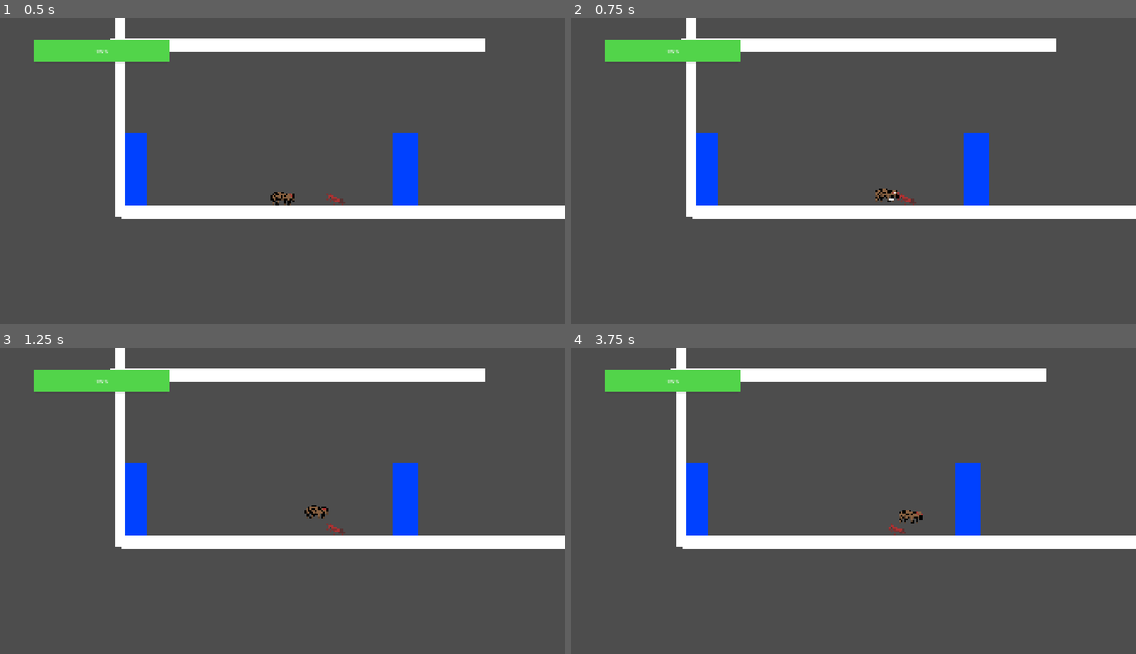
Above: before the commit, frames 1-4 (two rows, left to right).
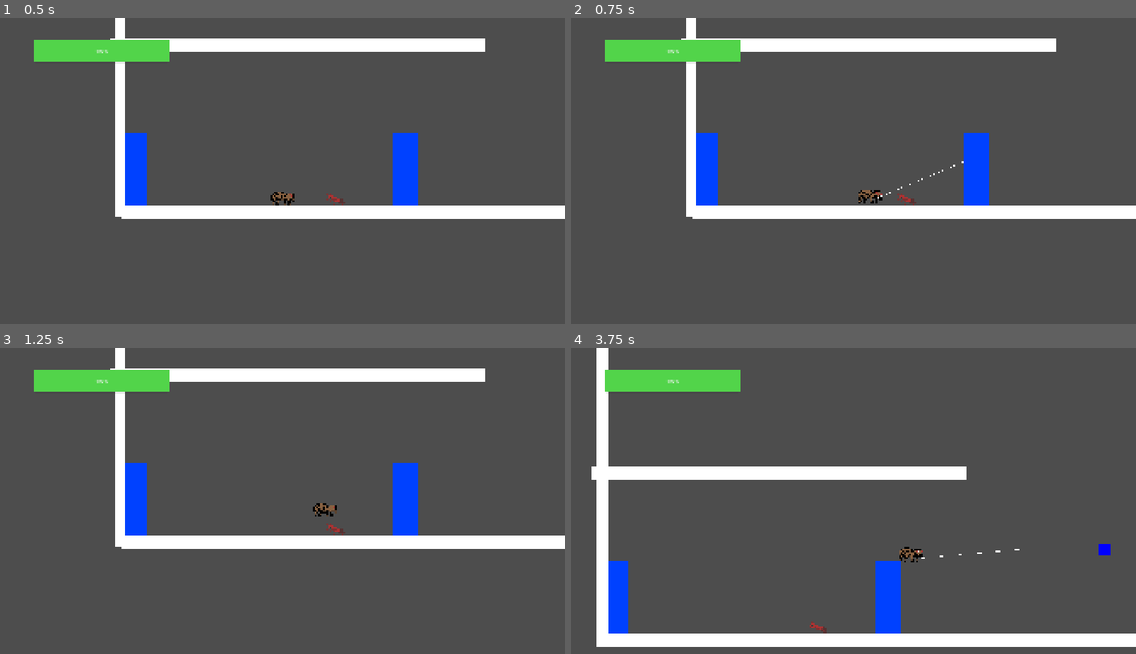
Above: after the commit, the same moments.

Repository: KaileyCo/godotSpiderProject
Game: Godot game, scene res://scenes/scene_one.tscn
Two runs of this game, one before a commit and one after it. Both use one fixed random seed, a clock stepped at 60 frames per second and the inputs below.
Inputs (mouse positions are in pixels of both pictures, inside the frame that each line leads up to):
- Up to frame 1 (0.5 s): no input
- Up to frame 2 (0.75 s): tap Enter at 0.5 s; move the mouse to (977, 161) at 0.52 s; hold D (move_right) from 0.53 s (still down); tap Alt (grapple) at 0.6 s
- Up to frame 3 (1.25 s): keep holding D (move_right); tap Space (jump) at 0.77, 1.07 s; tap Ctrl (grapple2) at 0.8 s
- Up to frame 4 (3.75 s): move the mouse to (740, 522) at 1.27 s; tap Ctrl (grapple2) at 1.35, 3.05 s; tap Space (jump) at 1.52, 1.55, 1.82, 2.1, 3.02, 3.32 s; move the mouse to (910, 436) at 2.02 s; release D (move_right) at 2.03 s; hold A (move_left) 2.03-2.78 s; tap Alt (grapple) at 2.3, 3.6 s; move the mouse to (825, 571) at 2.77 s; hold D (move_right) from 2.78 s (still down); click (825, 571) at 2.85 s; move the mouse to (1023, 553) at 3.52 s

Frame 1 is identical in both runs. In frame 2, 0.2% of the frame differs, in the area x 50-70%, y 46-61%; in frame 3, 0.2%; in frame 4, 20%, in the area x 3-100%, y 0-98%.

Commit message:
Grapple tracks mouse and sprite flips

Diff:
--- /dev/null
+++ b/health-system-test/icon.svg
@@ -0,0 +1 @@
+<svg xmlns="http://www.w3.org/2000/svg" width="128" height="128"><rect width="124" height="124" x="2" y="2" fill="#363d52" stroke="#212532" stroke-width="4" rx="14"/><g fill="#fff" transform="translate(12.322 12.322)scale(.101)"><path d="M105 673v33q407 354 814 0v-33z"/><path fill="#478cbf" d="m105 673 152 14q12 1 15 14l4 67 132 10 8-61q2-11 15-15h162q13 4 15 15l8 61 132-10 4-67q3-13 15-14l152-14V427q30-39 56-81-35-59-83-108-43 20-82 47-40-37-88-64 7-51 8-102-59-28-123-42-26 43-46 89-49-7-98 0-20-46-46-89-64 14-123 42 1 51 8 102-48 27-88 64-39-27-82-47-48 49-83 108 26 42 56 81zm0 33v39c0 276 813 276 814 0v-39l-134 12-5 69q-2 10-14 13l-162 11q-12 0-16-11l-10-65H446l-10 65q-4 11-16 11l-162-11q-12-3-14-13l-5-69z"/><path d="M483 600c0 34 58 34 58 0v-86c0-34-58-34-58 0z"/><circle cx="725" cy="526" r="90"/><circle cx="299" cy="526" r="90"/></g><g fill="#414042" transform="translate(12.322 12.322)scale(.101)"><circle cx="307" cy="532" r="60"/><circle cx="717" cy="532" r="60"/></g></svg>
--- /dev/null
+++ b/health-system-test/project.godot
@@ -0,0 +1,28 @@
+; Engine configuration file.
+; It's best edited using the editor UI and not directly,
+; since the parameters that go here are not all obvious.
+;
+; Format:
+;   [section] ; section goes between []
+;   param=value ; assign values to parameters
+
+config_version=5
+
+[application]
+
+config/name="HealthSystemTest"
+config/features=PackedStringArray("4.7", "Forward Plus")
+config/icon="res://icon.svg"
+
+[display]
+
+window/stretch/mode="canvas_items"
+window/stretch/aspect="expand"
+
+[physics]
+
+3d/physics_engine="Jolt Physics"
+
+[rendering]
+
+rendering_device/driver.windows="d3d12"
--- a/player/player_2d.gd
+++ b/player/player_2d.gd
@@ -7,7 +7,7 @@
 # How quickly players reaches top speed or stops
 # Time to reach top speed or stop: (Speed / Accel or Deccel)
 const ACCELERATION = 2400.0
-const DECELERATION = 2500.0
+const DECELERATION = 2500.0 # Also used when grappling
 
 const DASH_SPEED = 700.0   # How fast the dash is
 const DASH_DURATION = 0.15 # How long the dash lasts
@@ -19,22 +19,27 @@
 const WALL_JUMP_VERTICAL_SPEED = -400.0 # Vertical speed of wall jump
 const WALL_JUMP_CONTROL_DELAY = 0.012 # How long until player can move after wall jump
 
+# Getting info from the "Afterimage scene" for the dash effect
 const AFTERIMAGE_SCENE: PackedScene = preload(
 	"res://effects/afterimage.tscn"
 )
 
 const AFTERIMAGE_INTERVAL = 0.04
 
-const GRAPPLE_MAX_DISTANCE = 2000.0
-const GRAPPLE_HOOK_SPEED = 3200.0
-const GRAPPLE_PULL_SPEED = 1000.0
+const GRAPPLE_MAX_DISTANCE = 2000.0 # Max distance of the grapple
+const GRAPPLE_HOOK_SPEED = 3200.0 # Speed the grapple shot travels
+const GRAPPLE_PULL_SPEED = 1000.0 # How fast player is pulled
 
 const GRAPPLE_SURFACE_OFFSET = 0
 const GRAPPLE_ARRIVAL_DISTANCE = 0
 
+# Speed values for when player is swinging
 const SWING_INPUT_ACCELERATION = 800.0
 const SWING_MAX_SPEED = 1200.0
 
+# The different states the grapple can be in
+# IDLE = Not in use, FIRING = grapple is being shot, RETRACTING = grapple misses and comes back to player
+# PULLING = grapple hits and pulls player, SWINGING = grapple hits and player hangs on grapple without being pulled
 enum GrappleState {IDLE,FIRING,RETRACTING,PULLING,SWINGING}
 
 ##Attack Variables##
@@ -50,13 +55,16 @@
 
 var wall_jump_control_time: float = 0.0 # For wall jump delay
 
+# Getting info from AnimatedSprite2D node
 @onready var animated_sprite: AnimatedSprite2D = $AnimatedSprite2D
 var afterimage_time_remaining: float = 0.0
 
+# Positioning of the "grapple"
 @onready var grapple_origin: Marker2D = $GrappleOrigin
 @onready var grapple_ray: RayCast2D = $GrappleOrigin/GrappleRay
 @onready var grapple_rope: Line2D = $GrappleRope
 
+# Some variables relating to the grapple
 var grapple_state: int = GrappleState.IDLE
 var grapple_found_target: bool = false
 var grapple_hit_point: Vector2
@@ -74,6 +82,9 @@
 	if direction != 0: # input clicked
 		facing_direction = direction # direction updated
 
+		# Flip the sprite when facing left.
+		animated_sprite.flip_h = direction < 0
+
 	# You can only dash once in the air, resets on floor
 	if is_on_floor():
 		air_dash_available = true
@@ -101,6 +112,12 @@
 		else:
 			stop_grapple(true)
 
+	# Allows player to exit grapple using the jump button as well
+	if (Input.is_action_just_pressed("jump") and (grapple_state == GrappleState.PULLING
+		or grapple_state == GrappleState.SWINGING)
+	):
+		stop_grapple(true)
+
 	# Move the hook while it is being fired.
 	if grapple_state == GrappleState.FIRING:
 		handle_grapple_shot(delta)
@@ -118,7 +135,7 @@
 		handle_grapple_pull() # If being pulled by grapple
 	elif grapple_state == GrappleState.SWINGING:
 		handle_grapple_swing(direction, delta) # If swing via grapple
-		update_swing_rotation(delta)
+		update_swing_rotation(delta) # Rotate player sprite accordingly
 	elif dash_time_remaining > 0:
 		handle_dash(delta) # If dashing
 	else:
@@ -188,7 +205,7 @@
 
 func handle_dash(delta: float) -> void:
 	dash_time_remaining -= delta # Dash time counts down
-	afterimage_time_remaining -= delta
+	afterimage_time_remaining -= delta # Afterimage timer counts down
 
 	velocity.x = dash_direction * DASH_SPEED # Dash speed
 	velocity.y = 0.0 # Not falling or rising
@@ -260,21 +277,18 @@
 
 func try_start_grapple(should_pull: bool) -> void:
 	# Gets direction based on movement inputs
-	var aim_direction := Input.get_vector(
-		"move_left",
-		"move_right",
-		"move_up",
-		"move_down"
+# Get the mouse's position in the game world.
+	var mouse_position := get_global_mouse_position()
+
+	# Create a normalized direction from the grapple origin
+	# toward the mouse.
+	var aim_direction := grapple_origin.global_position.direction_to(
+		mouse_position
 	)
 
 	var grapple_origin_offset := (
 	grapple_origin.global_position - global_position
 	)
-
-	# If no direction is held, grapple horizontally toward
-	# the direction the player last faced.
-	if aim_direction == Vector2.ZERO:
-		aim_direction = Vector2(facing_direction, 0.0)
 
 	grapple_ray.target_position = (
 		aim_direction.normalized() * GRAPPLE_MAX_DISTANCE
@@ -361,34 +375,41 @@
 		stop_grapple(true)
 
 func handle_grapple_pull() -> void:
+	# Get distance between player and grapple shot
 	var distance_to_destination := global_position.distance_to(
 		grapple_destination
 	)
 
+	# If Arrival Distance is reached, stop pulling (set to zero so it doesn't stop currently)
 	if distance_to_destination <= GRAPPLE_ARRIVAL_DISTANCE:
 		stop_grapple()
 		return
 
+	# Finding direction of the grapple shot
 	var pull_direction := global_position.direction_to(
 		grapple_destination
 	)
 
-	velocity = pull_direction * GRAPPLE_PULL_SPEED
+	velocity = pull_direction * GRAPPLE_PULL_SPEED # Speed with which the player is pulled
 
 func stop_grapple(preserve_velocity: bool = false) -> void:
-	grapple_state = GrappleState.IDLE
-	grapple_rope.hide()
+	grapple_state = GrappleState.IDLE # Back to IDLE state
+	grapple_rope.hide() # Grapple no longer visible
 
 	# Character sprite no longer rotated
 	animated_sprite.rotation = 0.0
 
+	# Incase player didn't want to preserve velocity
+	# Variable currently set to true, so it's not called
 	if not preserve_velocity:
 		velocity = Vector2.ZERO
 
 func update_grapple_rope() -> void:
+	# Stop if not grappling
 	if grapple_state == GrappleState.IDLE:
 		return
 
+	# Handles the two points of the grapple rope (starting point and "hook" destination)
 	grapple_rope.points = PackedVector2Array([
 		grapple_rope.to_local(grapple_origin.global_position),
 		grapple_rope.to_local(hook_position)
--- a/project.godot
+++ b/project.godot
@@ -10,7 +10,7 @@
 
 [application]
 
-config/name="2D Movement Test"
+config/name="2D Game Test"
 run/main_scene="uid://bb2m7bb24i48y"
 config/features=PackedStringArray("4.7", "GL Compatibility")
 config/icon="res://assets/icon.svg"
Not shown, added: health-system-test/icon.svg.import
